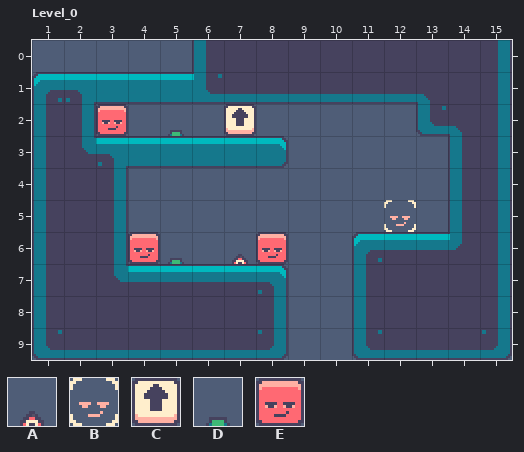
Two versions of a level (LDtk project, assets/world.ldtk). That is the earlier state.
Cells are 16x16 px. Shown: Level_0 x 1..15, y 0..9.
Key: from "SoftVibe20": A 35, B 39, C 52, D 69, E 71.
Objects are placed by their top-left corner, in cells (3,4 is the top-left corner of cell 3,4); size is 1x1 cell unless given.
Layers that did not change in this view are not listed.
Objects on layer "Entities" before:
B "Goal" at 12,5
E "Player" at 4,6
C "Crate" at 7,2
E "Player" at 3,2
D "JumpPower" at 5,2
A "DisableTriggerPower" at 7,6
D "JumpPower" at 5,6
E "Player" at 8,6
Once edited:
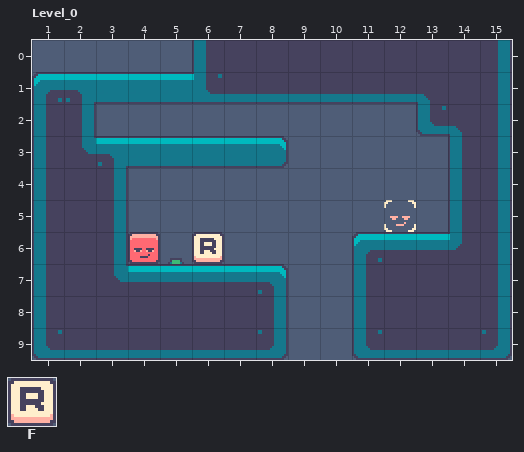
Further tiles: from "SoftVibe20": F 41.
What changed:
Layer "Entities":
added: F "DisableBox" at 6,6
removed: C "Crate" at 7,2
removed: E "Player" at 3,2
removed: D "JumpPower" at 5,2
removed: A "DisableTriggerPower" at 7,6
removed: E "Player" at 8,6
